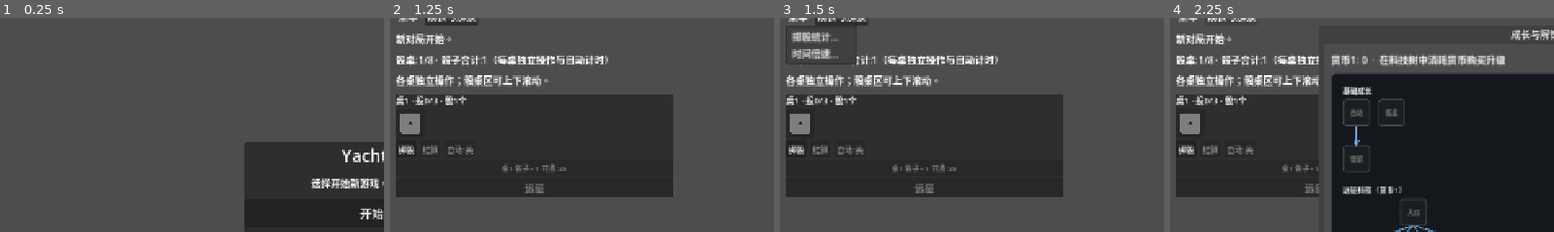
Above: before the commit, frames 1-4 (left to right).
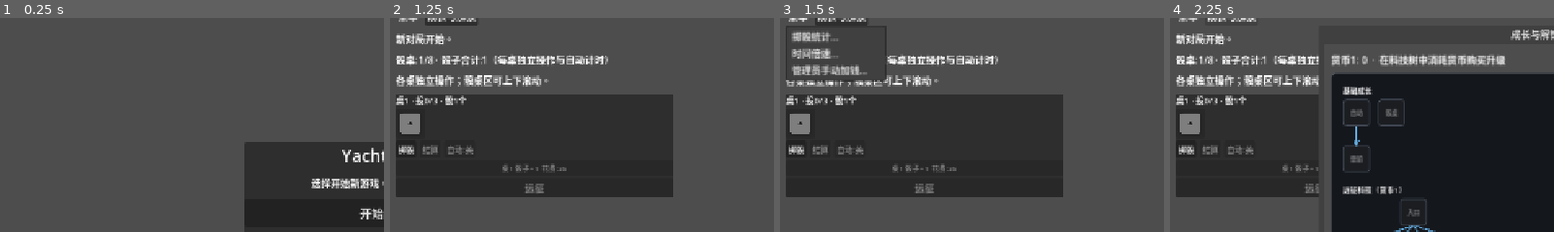
Above: after the commit, the same moments.

Repository: Dragonwalk2001/yacht
Game: Godot game, scene res://scenes/main.tscn
Same seed, same stepped clock (60 frames per second), same inputs: the game is played once before the commit and once after it.
Inputs:
- Up to frame 1 (0.25 s): no input
- Up to frame 2 (1.25 s): click "开始游戏" at 0.5 s
- Up to frame 3 (1.5 s): click "菜单" at 1.25 s
- Up to frame 4 (2.25 s): click "成长与解锁" at 2 s
The pictures show only the part of the screen within x 0-50%, y 4-54%; the shares and areas given below are measured in that part.

Frames 1-2 are identical in both runs. In frame 3, 1.7% of the frame differs, in the area x 1-28%, y 3-30%; in frame 4, nothing differs.

Commit message:
Add admin coin granting feature

Diff:
--- a/scripts/game_state.gd
+++ b/scripts/game_state.gd
@@ -741,6 +741,13 @@
 	var safe_amount := maxi(0, amount)
 	coin_1 += safe_amount
 	total_coin_earned += safe_amount
+
+
+func grant_coin_for_admin(amount: int) -> Dictionary:
+	if amount <= 0:
+		return {"ok": false, "message": "金额需大于0。"}
+	_add_coin(amount)
+	return {"ok": true, "granted": amount}
 
 
 func _record_income_event(amount: int) -> void:
--- a/scripts/ui_controller.gd
+++ b/scripts/ui_controller.gd
@@ -15,6 +15,8 @@
 @onready var throw_pulse_timer: Timer = $ThrowPulseTimer
 
 var dice_stats_dialog: AcceptDialog
+var admin_grant_window: ConfirmationDialog
+var admin_grant_input: LineEdit
 var growth_window: Window
 var growth_coin_label: Label
 var growth_node_panels: Dictionary = {}
@@ -93,6 +95,7 @@
 	randomize()
 	_TimeSpeedSettings.apply_engine_multiplier(time_speed)
 	_init_dice_stats_dialog()
+	_init_admin_grant_window()
 	_init_growth_window()
 	_init_expedition_window()
 	_init_time_speed_window()
@@ -200,6 +203,40 @@
 	dice_stats_dialog.dialog_autowrap = true
 	dice_stats_dialog.min_size = Vector2i(440, 180)
 	add_child(dice_stats_dialog)
+
+
+func _init_admin_grant_window() -> void:
+	admin_grant_window = ConfirmationDialog.new()
+	admin_grant_window.title = "管理员手动加钱"
+	admin_grant_window.ok_button_text = "发放"
+	admin_grant_window.cancel_button_text = "取消"
+	admin_grant_window.min_size = Vector2i(360, 140)
+	admin_grant_window.dialog_hide_on_ok = true
+	admin_grant_window.confirmed.connect(_on_admin_grant_confirmed)
+	var margin := MarginContainer.new()
+	margin.set_anchors_preset(Control.PRESET_FULL_RECT)
+	margin.add_theme_constant_override("margin_left", 12)
+	margin.add_theme_constant_override("margin_top", 10)
+	margin.add_theme_constant_override("margin_right", 12)
+	margin.add_theme_constant_override("margin_bottom", 10)
+	admin_grant_window.add_child(margin)
+	var col := VBoxContainer.new()
+	col.set_anchors_preset(Control.PRESET_FULL_RECT)
+	col.add_theme_constant_override("separation", 8)
+	margin.add_child(col)
+	var hint := Label.new()
+	hint.autowrap_mode = TextServer.AUTOWRAP_WORD_SMART
+	hint.text = "输入要直接发放的货币1数量。"
+	col.add_child(hint)
+	admin_grant_input = LineEdit.new()
+	admin_grant_input.placeholder_text = "例如 5000"
+	admin_grant_input.max_length = 10
+	admin_grant_input.text_submitted.connect(func(_text: String) -> void:
+		if admin_grant_window.visible:
+			_on_admin_grant_confirmed()
+	)
+	col.add_child(admin_grant_input)
+	add_child(admin_grant_window)
 
 
 func _init_growth_window() -> void:
@@ -885,6 +922,7 @@
 	var pop := menu_button.get_popup()
 	pop.add_item("掷骰统计…", 0)
 	pop.add_item("时间倍速…", 1)
+	pop.add_item("管理员手动加钱…", 2)
 	pop.id_pressed.connect(_on_game_menu_id_pressed)
 	growth_button.pressed.connect(_on_growth_button_pressed)
 	throw_pulse_timer.timeout.connect(_on_throw_pulse_timer_timeout)
@@ -1419,6 +1457,34 @@
 		time_speed_slider.set_value_no_signal(time_speed)
 		time_speed_value_label.text = "当前倍速: %d×" % time_speed
 		time_speed_window.popup_centered()
+	elif id == 2:
+		admin_grant_input.text = ""
+		admin_grant_window.popup_centered()
+		admin_grant_input.grab_focus()
+
+
+func _on_admin_grant_confirmed() -> void:
+	var raw := admin_grant_input.text.strip_edges()
+	if raw == "":
+		status_label.text = "请输入发放金额。"
+		admin_grant_window.popup_centered()
+		admin_grant_input.grab_focus()
+		return
+	if not raw.is_valid_int():
+		status_label.text = "金额需为整数。"
+		admin_grant_window.popup_centered()
+		admin_grant_input.grab_focus()
+		return
+	var amount := int(raw)
+	var grant := game_state.grant_coin_for_admin(amount)
+	if not grant.get("ok", false):
+		status_label.text = String(grant.get("message", "发放失败。"))
+		admin_grant_window.popup_centered()
+		admin_grant_input.grab_focus()
+		return
+	status_label.text = "管理员发放货币1：+%d" % int(grant.get("granted", amount))
+	_save_game()
+	_refresh_all()
 
 
 func _on_growth_button_pressed() -> void:
@@ -1725,7 +1791,7 @@
 		expedition_type_option.select(0)
 	_on_expedition_type_selected(expedition_type_option.selected)
 	expedition_type_option.disabled = _is_expedition_flow_locked()
-	expedition_item_list.disabled = not expedition_waiting_result_choice
+	_set_expedition_item_list_interactive(expedition_waiting_result_choice)
 	expedition_start_button.text = "确认结果" if expedition_waiting_result_choice else "开始远征"
 	expedition_start_button.disabled = false
 	expedition_close_button.disabled = _is_expedition_flow_locked()
@@ -1806,6 +1872,11 @@
 			expedition_item_list.set_item_metadata(expedition_item_list.item_count - 1, di2)
 
 
+func _set_expedition_item_list_interactive(on: bool) -> void:
+	expedition_item_list.mouse_filter = Control.MOUSE_FILTER_STOP if on else Control.MOUSE_FILTER_IGNORE
+	expedition_item_list.focus_mode = Control.FOCUS_ALL if on else Control.FOCUS_NONE
+
+
 func _on_expedition_start_pressed() -> void:
 	var ti := expedition_table_index
 	if ti < 0 or ti >= game_state.table_count:
@@ -1838,7 +1909,7 @@
 	table_expedition_timers[ti].start()
 	expedition_waiting_result_choice = false
 	expedition_type_option.disabled = true
-	expedition_item_list.disabled = true
+	_set_expedition_item_list_interactive(false)
 	expedition_item_list.clear()
 	expedition_start_button.disabled = true
 	expedition_start_button.text = "远征进行中..."
@@ -1853,7 +1924,7 @@
 		return
 	expedition_waiting_result_choice = true
 	expedition_type_option.disabled = true
-	expedition_item_list.disabled = false
+	_set_expedition_item_list_interactive(true)
 	expedition_hint_label.text = "桌%d 远征已完成：请选择结果并点击「确认结果」。" % [table_index + 1]
 	_repopulate_expedition_item_list()
 	expedition_start_button.text = "确认结果"
@@ -1914,7 +1985,7 @@
 	expedition_pending_kind = -1
 	_reset_expedition_pending_selection()
 	expedition_type_option.disabled = false
-	expedition_item_list.disabled = true
+	_set_expedition_item_list_interactive(false)
 	expedition_start_button.text = "开始远征"
 	expedition_start_button.disabled = false
 	expedition_close_button.disabled = false
